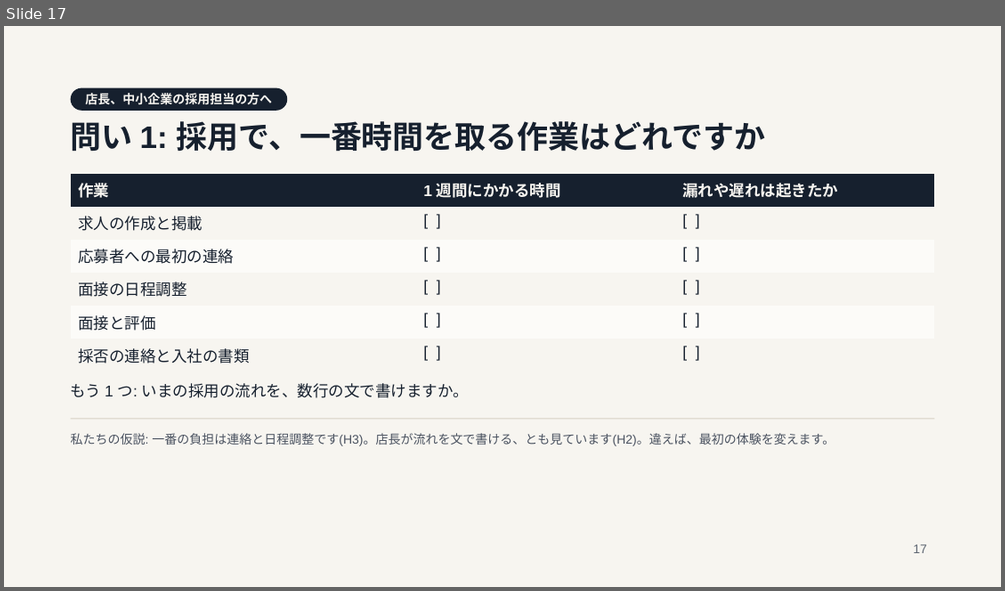
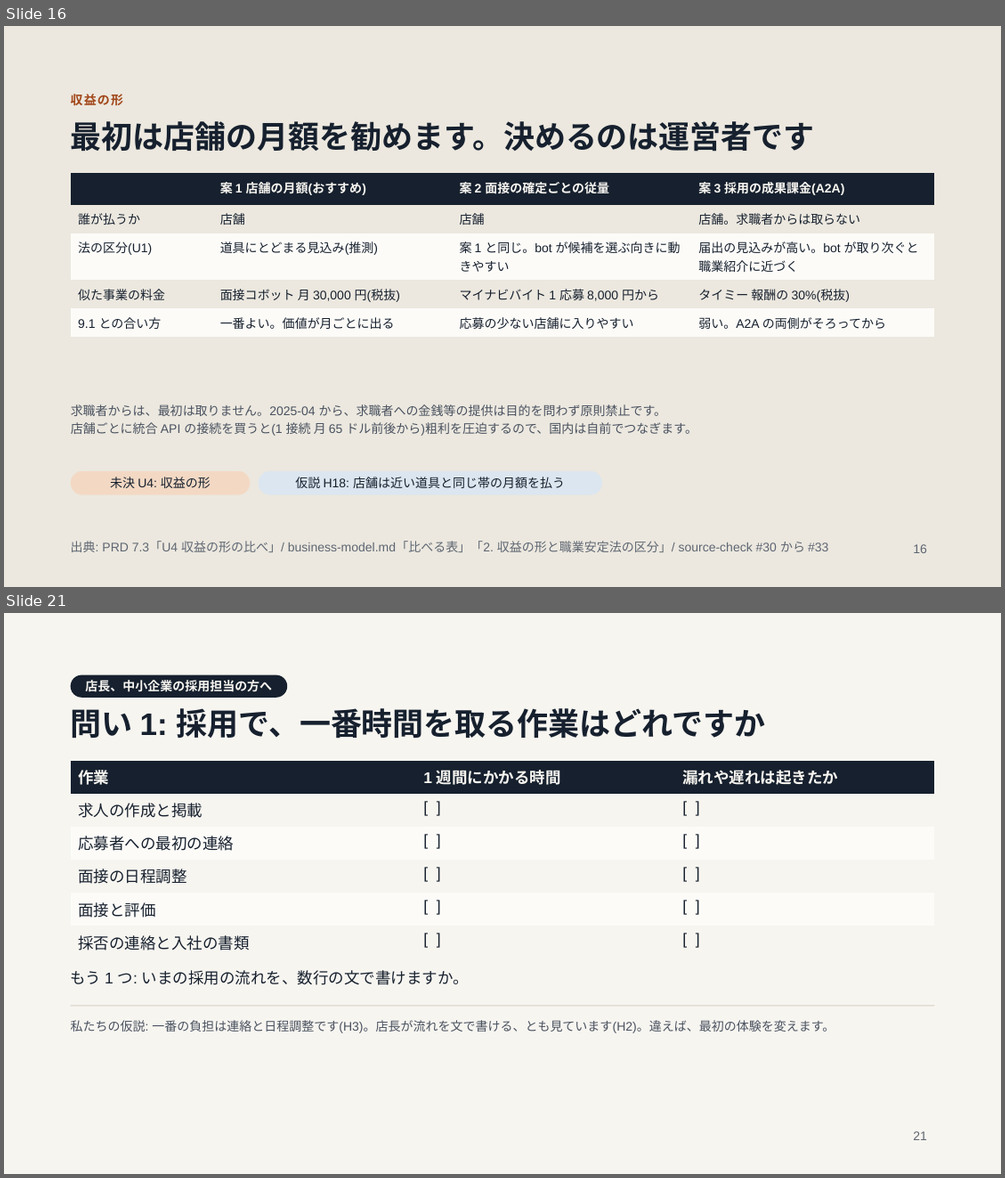
Before and after one commit to jyoka/hiring-os, a slide deck: docs/pitch/pitch.pptx. Shown one above the other, each under a label of ours: slide 17 before the commit, slides 16 and 21 after it; the slides between them are not shown. The pictures are 1005x591 and 1005x1178 pixels, drawn with LibreOffice and Linux fonts; fonts in the diff are those of the drawing. Boxes give left, top, right and bottom in pixels: in the first picture for what was removed or moved away, otherwise in the second. Text is boxed around its words. In the diff, an @@ line names an element or a change of style, - is before the commit and + after.

Commit message:
task 439: 採用プロダクト: 連携の戦略と収益の形を調べ、PRD とピッチを直す

```diff
--- a/docs/pitch/pitch.pptx
+++ b/docs/pitch/pitch.pptx
@@ slide 16 added at (x1=4, y1=26, x2=1001, y2=587), background #ECE8DF @@
@@ text added at (x1=71, y1=94, x2=123, y2=106), 12 pt, text #A2471A, bold @@
+収益の形
@@ title added at (x1=71, y1=121, x2=815, y2=151), 30 pt, text #16202E, bold @@
+最初は店舗の月額を勧めます。決めるのは運営者です
@@ table added at (x1=71, y1=174, x2=934, y2=332), 5 rows, 4 columns @@
+ | 案 1 店舗の月額(おすすめ) | 案 2 面接の確定ごとの従量 | 案 3 採用の成果課金(A2A)
+誰が払うか | 店舗 | 店舗 | 店舗。求職者からは取らない
+法の区分(U1) | 道具にとどまる見込み(推測) | 案 1 と同じ。bot が候補を選ぶ向きに動きやすい | 届出の見込みが高い。bot が取り次ぐと職業紹介に近づく
+似た事業の料金 | 面接コボット 月 30,000 円(税抜) | マイナビバイト 1 応募 8,000 円から | タイミー 報酬の 30%(税抜)
+9.1 との合い方 | 一番よい。価値が月ごとに出る | 応募の少ない店舗に入りやすい | 弱い。A2A の両側がそろってから
@@ text added at (x1=71, y1=404, x2=697, y2=435), 12 pt, text #4A5260 @@
+求職者からは、最初は取りません。2025-04 から、求職者への金銭等の提供は目的を問わず原則禁止です。
+店舗ごとに統合 API の接続を買うと(1 接続 月 65 ドル前後から)粗利を圧迫するので、国内は自前でつなぎます。
@@ rounded rectangle added at (x1=71, y1=471, x2=250, y2=495), fill #F3D9C4, 12 pt, text #16202E @@
+未決 U4: 収益の形
@@ rounded rectangle added at (x1=259, y1=471, x2=602, y2=495), fill #DCE6F0, 12 pt, text #16202E @@
+仮説 H18: 店舗は近い道具と同じ帯の月額を払う
@@ text added at (x1=71, y1=540, x2=828, y2=552), 12 pt, text #5E6672 @@
+出典: PRD 7.3「U4 収益の形の比べ」/ business-model.md「比べる表」「2. 収益の形と職業安定法の区分」/ source-check #30 から #33
@@ page number added at (x1=913, y1=544, x2=927, y2=553), 12 pt, text #5E6672 @@
+16
@@ what was slide 17 is now slide 21 @@
@@ page number at (x1=913, y1=1131, x2=927, y2=1140): text changed @@
-17
+21
```
Also in this commit, not shown: 12 slides changed, 5 other slides added, 3 other files.
